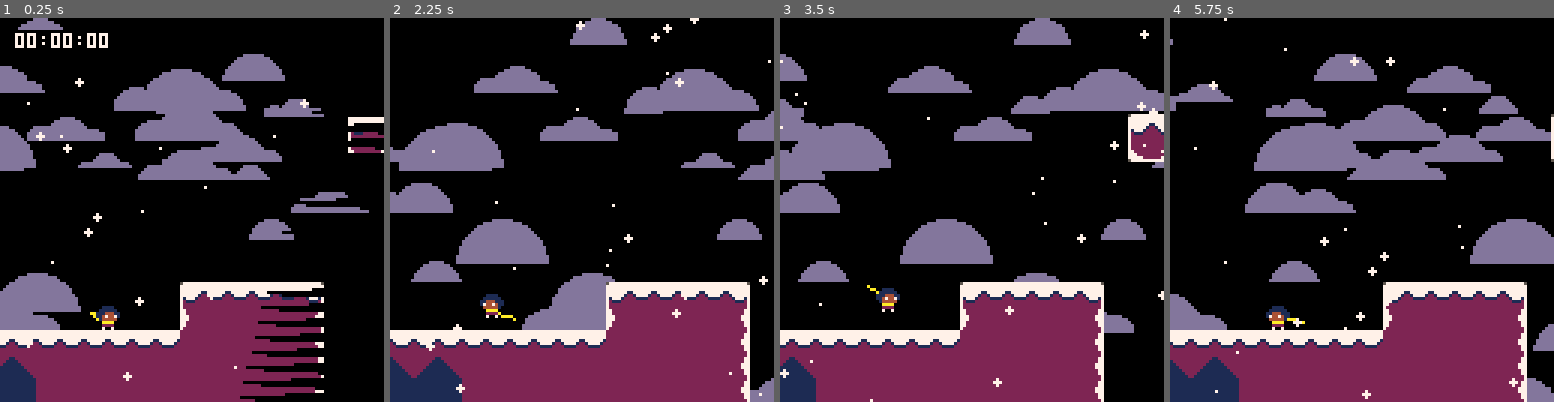
Above: before the commit, frames 1-4 (left to right).
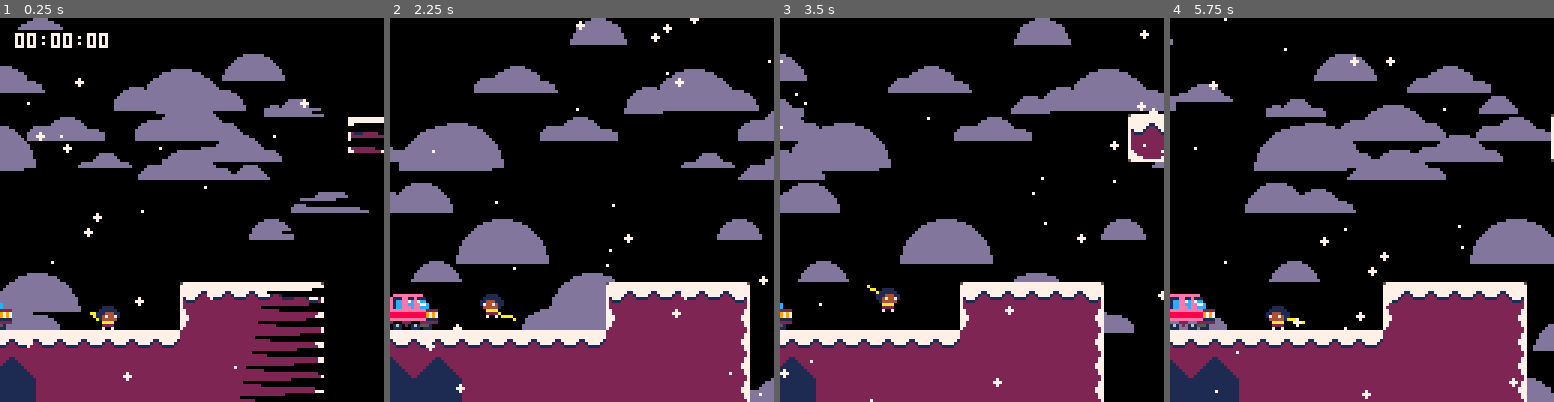
Above: after the commit, the same moments.

Repository: ExOK/Celeste2
Game: PICO-8 cartridge celeste2.p8
Two runs of this game, one before a commit and one after it. Both use one fixed random seed, a clock stepped at 60 frames per second and the inputs below.
Inputs:
- Up to frame 1 (0.25 s): no input
- Up to frame 2 (2.25 s): tap O (Z key) at 0.33, 0.7, 1.43, 2.22 s; tap X (X key) at 1.07, 2.07 s; hold Left from 1.97 s (still down)
- Up to frame 3 (3.5 s): release Left at 2.37 s; tap X (X key) every 0.33 s from 2.4 to 3.4 s; hold Down 2.42-2.82 s; hold Right from 2.87 s (still down); tap O (Z key) at 3.1 s
- Up to frame 4 (5.75 s): release Right at 3.53 s; hold Up 3.58-4.08 s; tap X (X key) every 0.33 s from 3.73 to 5.73 s; tap O (Z key) at 3.98, 4.87 s; hold Right 4.13-4.53 s; hold Down 4.58-5.08 s; hold Left from 5.13 s (still down)

The runs differ from the first frame. In frame 1, 0.2% of the frame differs, in the area x 0-4%, y 74-82%; in frame 2, 0.9%, in the area x 0-13%, y 71-82%; in frame 3, 0.2%; in frame 4, 0.9%.

Commit message:
car in level

Diff:
--- a/celeste2.p8
+++ b/celeste2.p8
@@ -354,8 +354,8 @@
 0000000000000000000000000000000000000000000000000000000000000000202200000020212122000000000000000000000000000000000000000000000000000000000000000000000000000000000000000000000000000000000000100000000000000000000000000000000000000000000000000000000000000000
 0000000000000000000000000000000000000000000000000000000000000000303200000020212122000000101111111111111111120000000000000000000000000000000000000000000000000000000000000000000000000000000000200000000000000000000000000000000000000000000000000000000000000000
 0000000000000000000000000000000000000000001011111112000000000000000000000020212122000000202121212121212121220000000000000000000000000000000000000000000000000000000000000000000000000000000000200000000000000000000000000000000000000000000000000000000000000000
-0000000000000000001011111111120000000000002021212122000000000000000000000020212122000000202121212121212121211111111111113434343434343434343400000000343434343434343434343400000000343411111111210000000000000000000000000000000000000000000000000000000000000000
-0000000000000200002021212121220000000000003031313132000000003311111200000030212122000000202121212121212121212121212121220000000000000000000000000000000000000000000000000000000000000020212121210000000000000000000000000000000000000000000000000000000000000000
+0607000000000000001011111111120000000000002021212122000000000000000000000020212122000000202121212121212121211111111111113434343434343434343400000000343434343434343434343400000000343411111111210000000000000000000000000000000000000000000000000000000000000000
+1617000000000200002021212121220000000000003031313132000000003311111200000030212122000000202121212121212121212121212121220000000000000000000000000000000000000000000000000000000000000020212121210000000000000000000000000000000000000000000000000000000000000000
 1111111111111111112121212121220000000000101111111112000000000020212200000000202122000000202121212121212121212121212121220000000000000000000000000000000000000000000000000000000000000020212121210000000000000000000000000000000000000000000000000000000000000000
 2726272121212121212121212121220000000000202121212622000000000020212200000000202122000000202121212121212121212121212121220000000000000000000000000000000000000000000000000000000000000020212121210000000000000000000000000000000000000000000000000000000000000000
 3838382121212121212121212121220000000000202721263822000000000020210000000000000000000000000000000000000000000000000000000000000000000000000000000000000000000000000000000000000000000000000000000000000000000000000000000000000000000000000000000000000000000000
